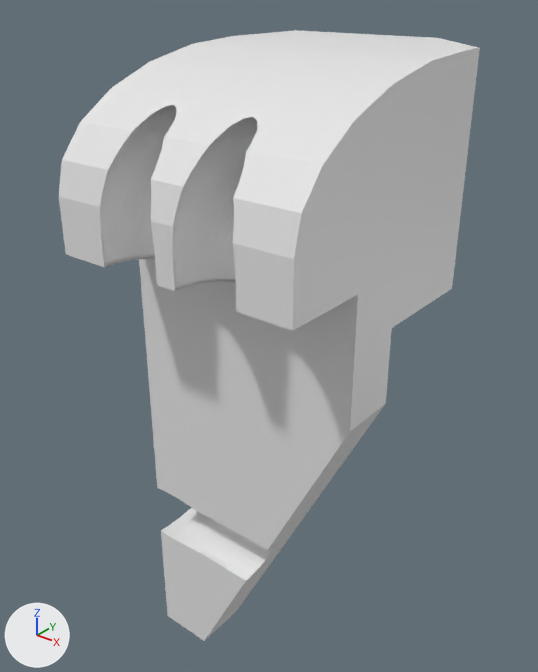
An edit to the Blender file Top_Corner_WireGuide_A.blend, drawn before and after from the same camera.
Before and after are seen from a 50 mm camera at (4.85, -7.0, 5.66) aimed at (-0.4, -0.44, 1.6). Arrows for +X, +Y and +Z are at lower left; the lights stay in place.

The scene before the commit, as lines of its bpy script (objects in view):
```python
me_cube_002 = bpy.data.meshes.new('Cube.002')
me_cube_002.from_pydata(...)  # 474 vertices, 455 faces; spans x -1.0..1.0, y -1.0..1.0, z -1.0..1.0
me_cylinder_001 = bpy.data.meshes.new('Cylinder.001')
me_cylinder_001.from_pydata(...)  # 3056 vertices, 3100 faces; spans x -5.88..1.71, y -3.92..3.57, z -0.5..0.5
me_cylinder_002 = bpy.data.meshes.new('Cylinder.002')
me_cylinder_002.from_pydata(...)  # 3056 vertices, 3100 faces; spans x -5.88..1.71, y -3.92..3.57, z -0.5..0.5
ob_bent_pipe_001 = bpy.data.objects.new('Bent Pipe.001', me_cylinder_001)
ob_bent_pipe_001.location = (0.5, 0.0, 4.0)
ob_bent_pipe_001.delta_location = (0.0, 1.0, 0.0)
ob_bent_pipe_001.rotation_euler = (0.0, 0.0, 2.847)  # degrees (0, 0, 163)
ob_bent_pipe_001.delta_rotation_euler = (0.0, 1.571, 0.0)
ob_bent_pipe_001.scale = (1.0, 1.0, 0.77)
ob_bent_pipe_001.delta_scale = (1.01, 1.0, 1.0)
_m = ob_bent_pipe_001.modifiers.new('Boolean', 'BOOLEAN')
_m.solver = 'FLOAT'
ob_bent_pipe_001.hide_viewport = True
ob_bent_pipe_002 = bpy.data.objects.new('Bent Pipe.002', me_cylinder_002)
ob_bent_pipe_002.location = (-0.5, 1.0, 4.0)
ob_bent_pipe_002.rotation_euler = (0.0, 0.0, 2.847)  # degrees (0, 0, 163)
ob_bent_pipe_002.delta_rotation_euler = (0.0, 1.571, 0.0)
ob_bent_pipe_002.scale = (1.0, 1.0, 0.77)
ob_bent_pipe_002.hide_viewport = True
ob_wireguide_corner = bpy.data.objects.new('WireGuide_Corner', me_cube_002)
ob_wireguide_corner.location = (0.0, 0.0, 0.0)
ob_wireguide_corner.scale = (1.5, 1.5, 3.0)
# also in view: 'Cube' at (0.0, -0.5, 4.0)
```
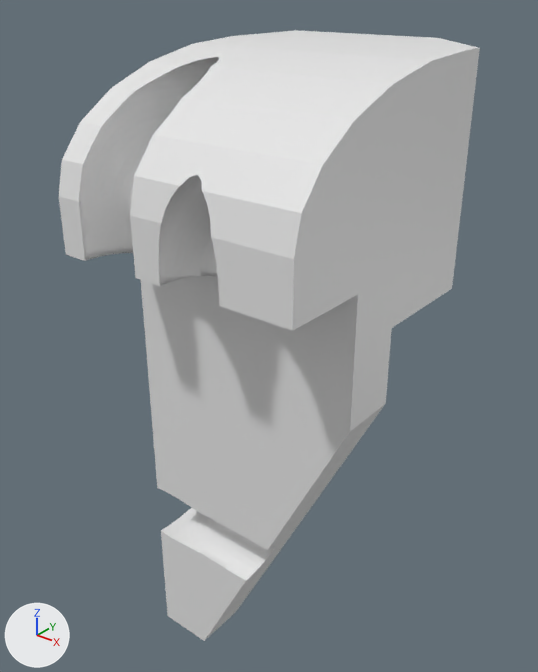
ob_bent_pipe_002 is not drawn itself; it is used by a modifier of ob_cube.
ob_bent_pipe_001 is not drawn itself; it is used by a modifier of ob_cube.

What the commit changed:
Object 'Bent Pipe.002' (ob_bent_pipe_002) moves from (-0.5, 1.0, 4.0) to (-0.8, 1.0, 4.3).
Object 'Bent Pipe.001' (ob_bent_pipe_001) moves from (0.5, 0.0, 4.0) to (0.3, 0.0, 3.8).

Changed parts and their boxes (x1, y1, x2, y2) in the pictures (538 x 672 px):
'Cube', reshaped: (59, 30, 480, 331) in both
